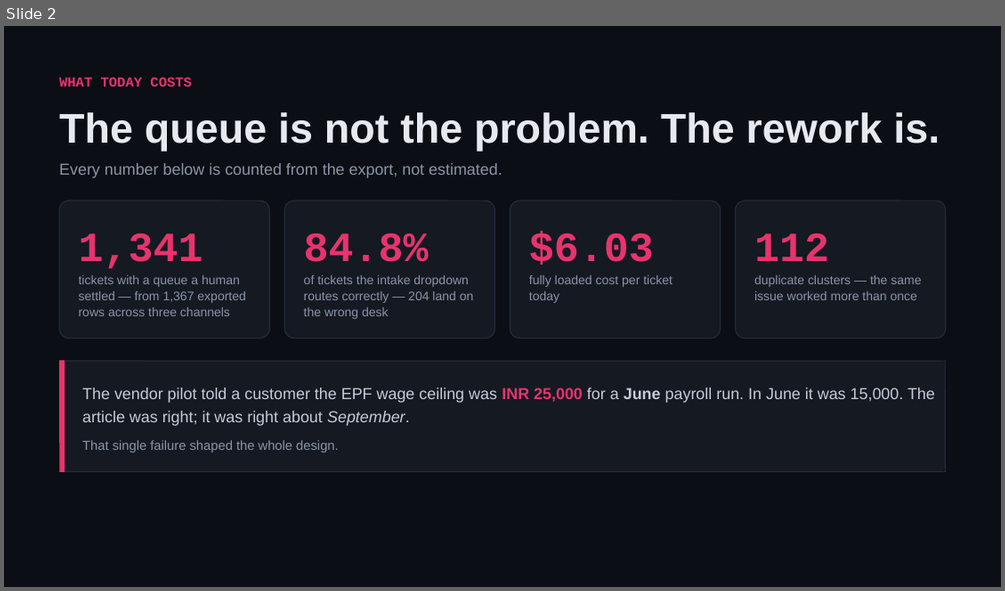
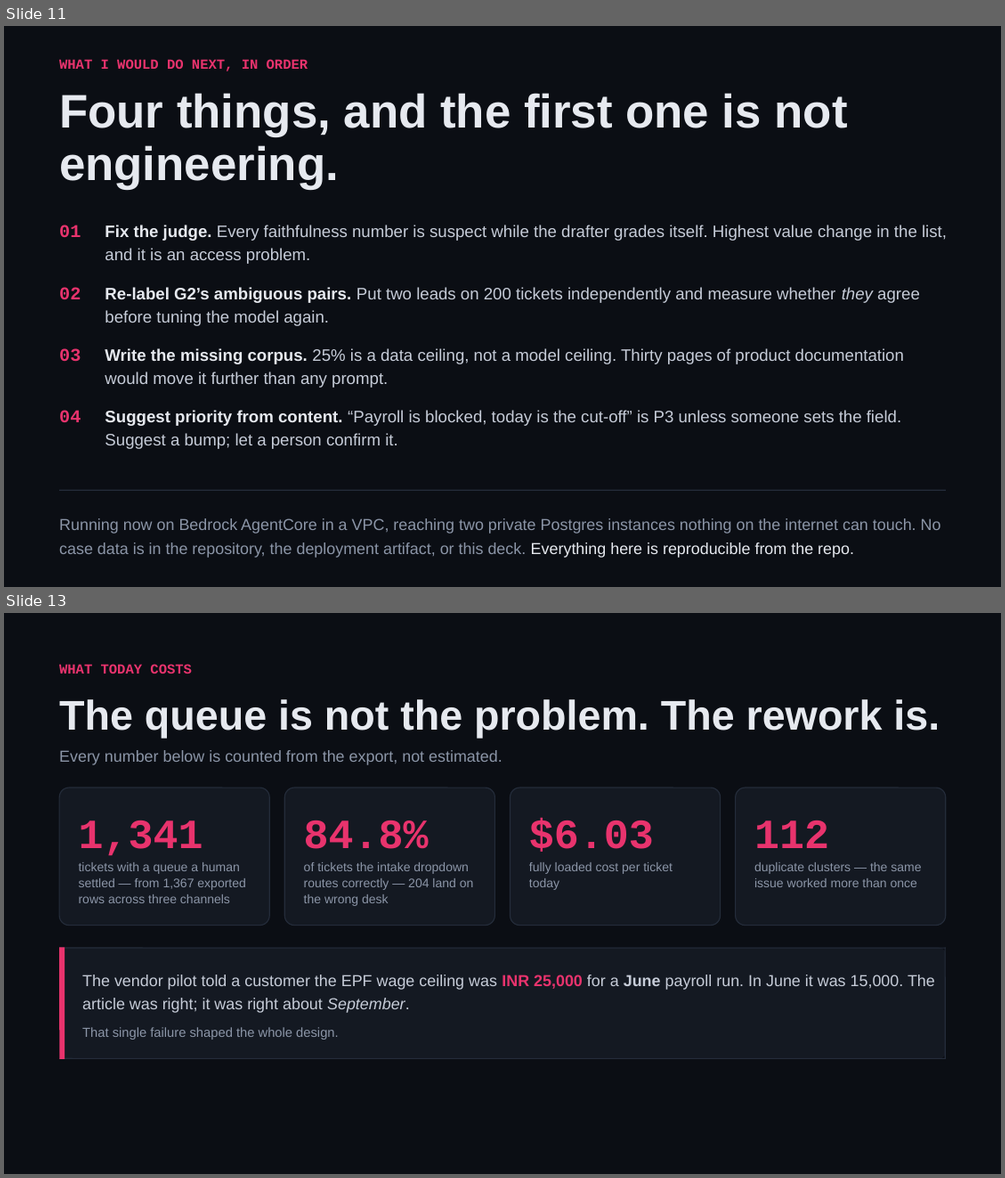
Before and after one commit to shivam-25/ramco-payce-pilot, a slide deck: docs/deck/ramco-payce-pilot.pptx. Shown one above the other, each under a label of ours: slide 2 before the commit, slides 11 and 13 after it; the slides between them are not shown. The pictures are 1005x591 and 1005x1178 pixels, drawn with LibreOffice and Linux fonts; fonts in the diff are those of the drawing. Boxes give left, top, right and bottom in pixels: in the first picture for what was removed or moved away, otherwise in the second. Text is boxed around its words. In the diff, an @@ line names an element or a change of style, - is before the commit and + after.

```diff
--- a/docs/deck/ramco-payce-pilot.pptx
+++ b/docs/deck/ramco-payce-pilot.pptx
@@ slide 11 added at [4, 26, 1001, 587], background #0B0E14 @@
@@ text added at [59, 59, 308, 71], 10 pt, text #E8336D, bold @@
+WHAT I WOULD DO NEXT, IN ORDER
@@ text added at [59, 93, 848, 190], 34 pt, text #E6E9EF, bold @@
+Four things, and the first one is not engineering.
@@ text added at [59, 224, 81, 237], 13 pt, text #E8336D, bold @@
+01
@@ text added at [105, 224, 947, 264], 12 pt, text #C6CCD8 @@
+Fix the judge. Every faithfulness number is suspect while the drafter grades itself. Highest value change in the list, and it is an access problem.
@@ text added at [59, 287, 81, 299], 13 pt, text #E8336D, bold @@
+02
@@ text added at [105, 287, 920, 326], 12 pt, text #C6CCD8 @@
+Re-label G2’s ambiguous pairs. Put two leads on 200 tickets independently and measure whether they agree before tuning the model again.
@@ text added at [59, 348, 81, 362], 13 pt, text #E8336D, bold @@
+03
@@ text added at [105, 348, 904, 387], 12 pt, text #C6CCD8 @@
+Write the missing corpus. 25% is a data ceiling, not a model ceiling. Thirty pages of product documentation would move it further than any prompt.
@@ text added at [59, 410, 81, 422], 13 pt, text #E8336D, bold @@
+04
@@ text added at [105, 410, 901, 449], 12 pt, text #C6CCD8 @@
+Suggest priority from content. “Payroll is blocked, today is the cut-off” is P3 unless someone sets the field. Suggest a bump; let a person confirm it.
@@ line added from (60, 490) to (945, 490), #242C3A 0.75 pt @@
@@ text added at [59, 518, 941, 557], 11.5 pt, text #8B95A7 @@
+Running now on Bedrock AgentCore in a VPC, reaching two private Postgres instances nothing on the internet can touch. No case data is in the repository, the deployment artifact, or this deck. Everything here is reproducible from the repo.
@@ what was slide 2 is now slide 13 @@
```
Also in this commit, not shown: 11 other slides added, 1 slide removed, 32 other files.
